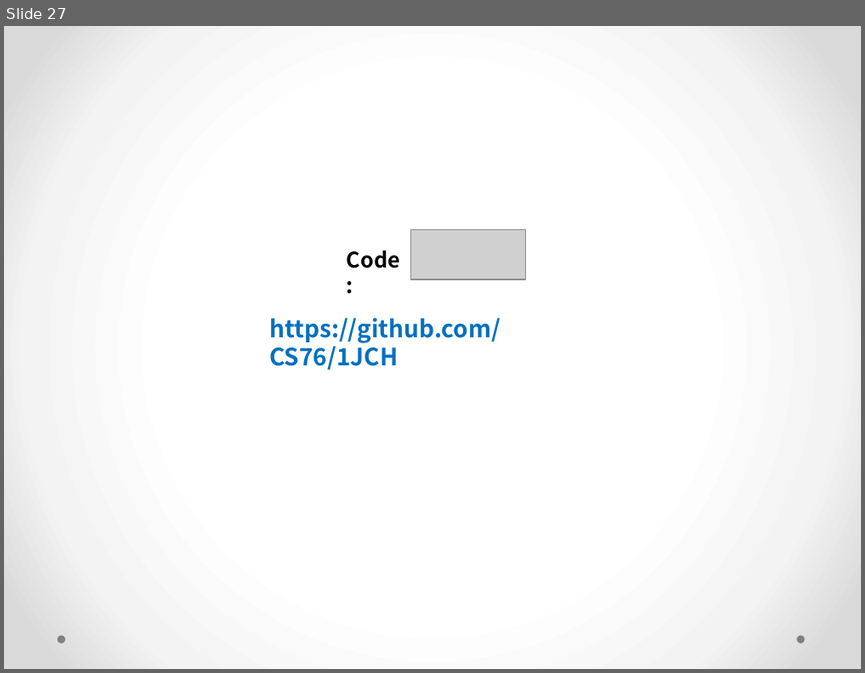
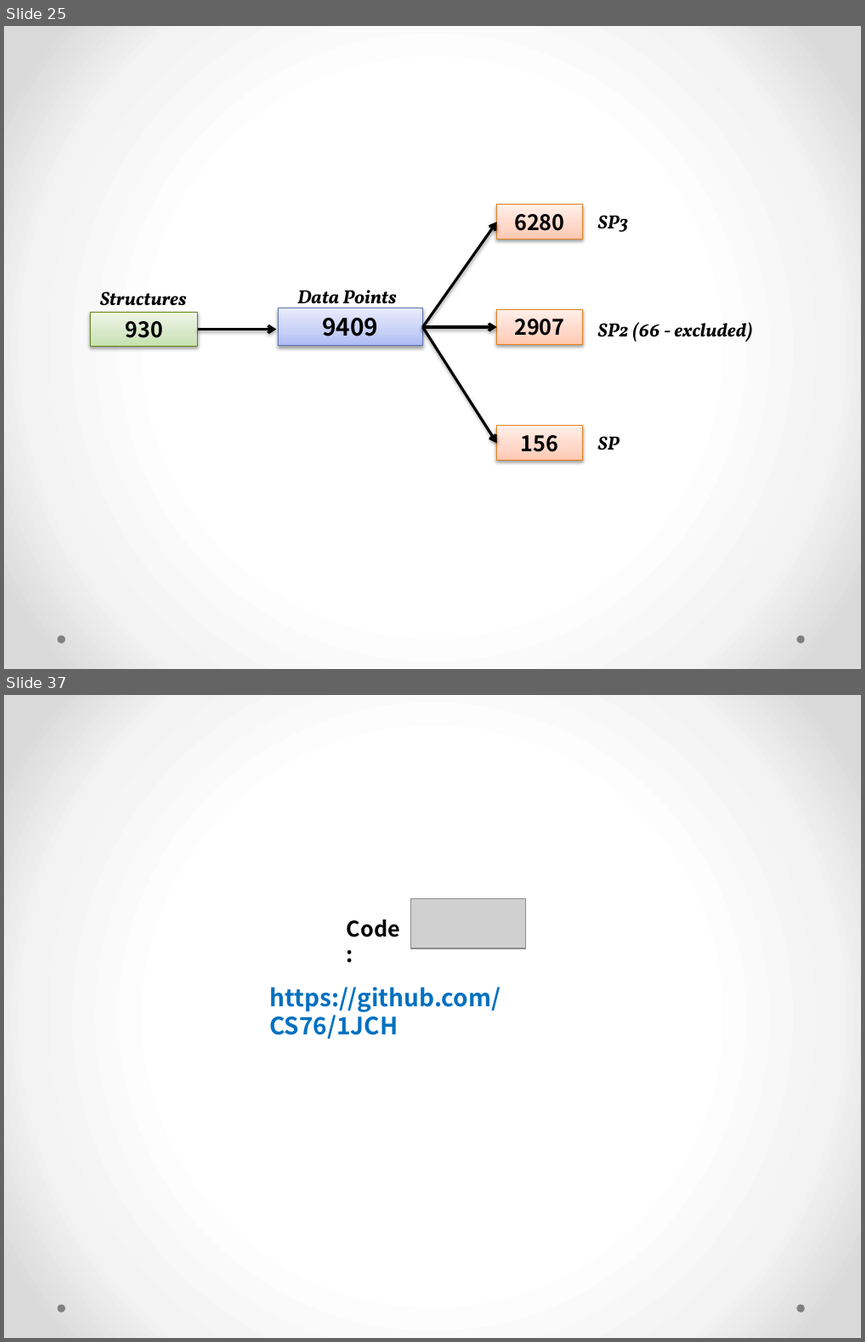
Before and after one commit to CS76/1JCH, a slide deck: Data/ProjectPresentation.pptx. Shown one above the other, each under a label of ours: slide 27 before the commit, slides 25 and 37 after it; the slides between them are not shown. The pictures are 865x673 and 865x1342 pixels, drawn with LibreOffice and Linux fonts; fonts in the diff are those of the drawing; grey boxes stand for pictures. Boxes give left, top, right and bottom in pixels: in the first picture for what was removed or moved away, otherwise in the second. Text is boxed around its words. In the diff, an @@ line names an element or a change of style, - is before the commit and + after.

```diff
--- a/Data/ProjectPresentation.pptx
+++ b/Data/ProjectPresentation.pptx
@@ slide 25 added at (4, 26, 861, 669), background gradient #FFFFFF to #F4F4F4 to #DADADA; not listed: 2 template elements that a slide beside it also shows @@
@@ arrow added from (423, 327) to (497, 222), #000000 2.25 pt @@
@@ rectangle added at (497, 204, 582, 238), fill gradient #FFC9B1 to #FFD8C8 to #FFF0EA, outline #E6811C 0.75 pt, 18 pt, text #000000, bold @@
+6280
@@ text added at (598, 215, 629, 232), 16 pt, text #000000, bold, italic @@
+SP3
@@ text added at (100, 291, 187, 312), 16 pt, text #000000, bold, italic @@
+Structures
@@ text added at (297, 290, 396, 308), 16 pt, text #000000, bold, italic @@
+Data Points
@@ rectangle added at (91, 312, 198, 346), fill gradient #C5E1AB to #D6E9C5 to #EFF7E9, outline #62891C 0.75 pt, 18 pt, text #000000, bold @@
+930
@@ arrow added from (198, 329) to (277, 329), #000000 2.25 pt @@
@@ rectangle added at (279, 308, 423, 346), fill gradient #ADBBF6 to #C5CFF8 to #E8ECFD, outline #5C72B2 0.75 pt, 20 pt, text #000000, bold @@
+9409
@@ arrow added from (423, 327) to (497, 327), #000000 2.25 pt @@
@@ arrow added from (423, 327) to (497, 442), #000000 2.25 pt @@
@@ rectangle added at (497, 310, 582, 344), fill gradient #FFC9B1 to #FFD8C8 to #FFF0EA, outline #E6811C 0.75 pt, 18 pt, text #000000, bold @@
+2907
@@ text added at (598, 322, 752, 341), 16 pt, text #000000, bold, italic @@
+SP2 (66 - excluded)
@@ rectangle added at (497, 426, 582, 460), fill gradient #FFC9B1 to #FFD8C8 to #FFF0EA, outline #E6811C 0.75 pt, 18 pt, text #000000, bold @@
+156
@@ text added at (598, 436, 619, 450), 16 pt, text #000000, bold, italic @@
+SP
@@ what was slide 27 is now slide 37 @@
```
Also in this commit, not shown: 3 slides changed, 9 other slides added, 7 other files.
